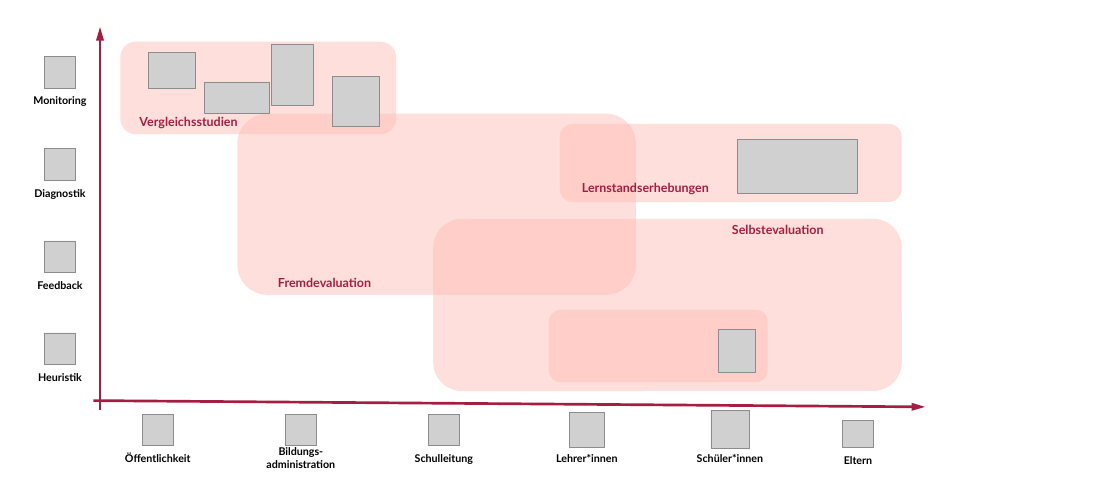
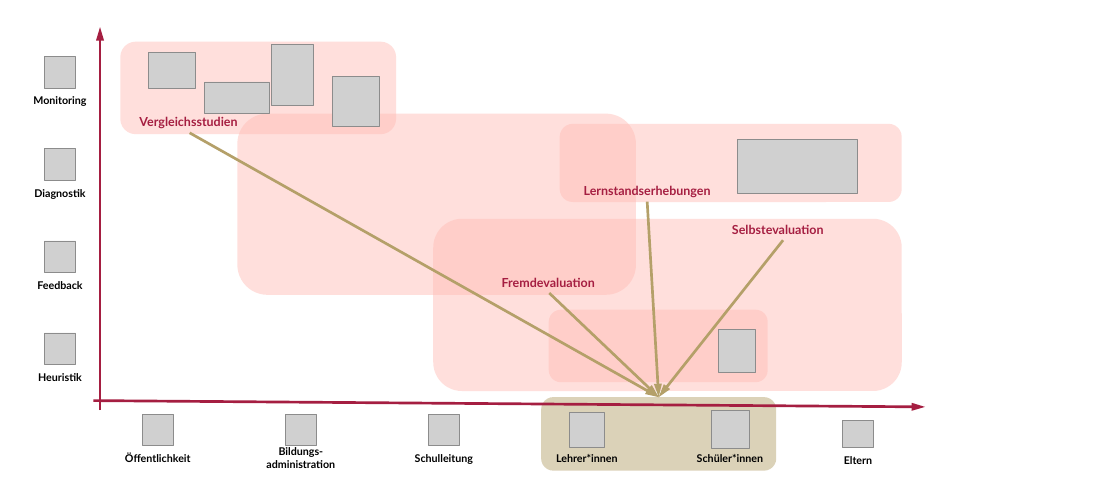
Before and after one commit to sammerk/vortrag-tue-w1, a slide deck: slide 4 of Img/Tabelle_Rueckmeldesysteme.pptx (slide 3 before the commit). Drawn at 1120x481 pixels with LibreOffice and Linux fonts; fonts in the diff are those of the drawing; grey boxes stand for pictures. Boxes give left, top, right and bottom in pixels: in the first picture for what was removed or moved away, otherwise in the second. Text is boxed around its words. In the diff, an @@ line names an element or a change of style, - is before the commit and + after.

```diff
--- a/Img/Tabelle_Rueckmeldesysteme.pptx
+++ b/Img/Tabelle_Rueckmeldesysteme.pptx
@@ arrow added from (190, 133) to (658, 397), #B4A069 3 pt @@
@@ text "Lernstandserhebungen" at <box>584,186,711,197</box>: alignment left to centre @@
@@ arrow added from (647, 201) to (658, 397), #B4A069 3 pt @@
@@ arrow added from (783, 240) to (658, 397), #B4A069 3 pt @@
@@ text "Fremdevaluation": place and size @@
-text "Fremdevaluation" at <box>278,277,371,287</box>
+text "Fremdevaluation" at <box>502,277,595,287</box>
@@ arrow added from (549, 293) to (658, 397), #B4A069 3 pt @@
@@ rounded rectangle added at <box>541,397,776,471</box>, fill #B4A069 at 47% opacity @@
```
Also in this commit, not shown: 4 slides added, 24 other files.
